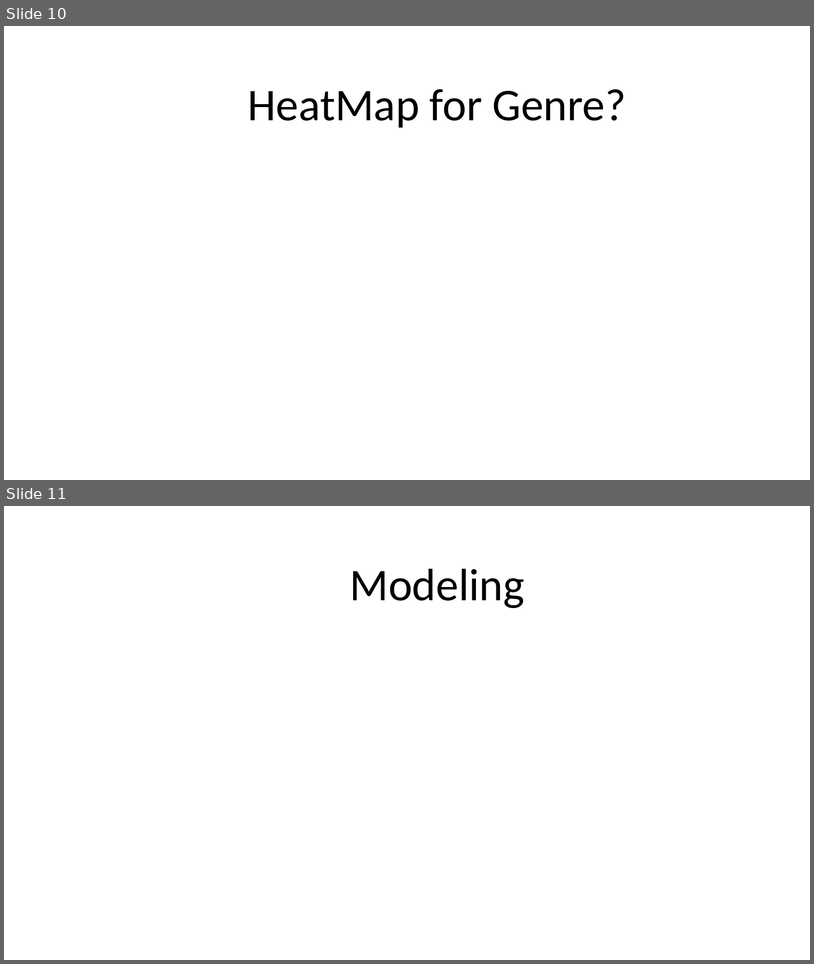
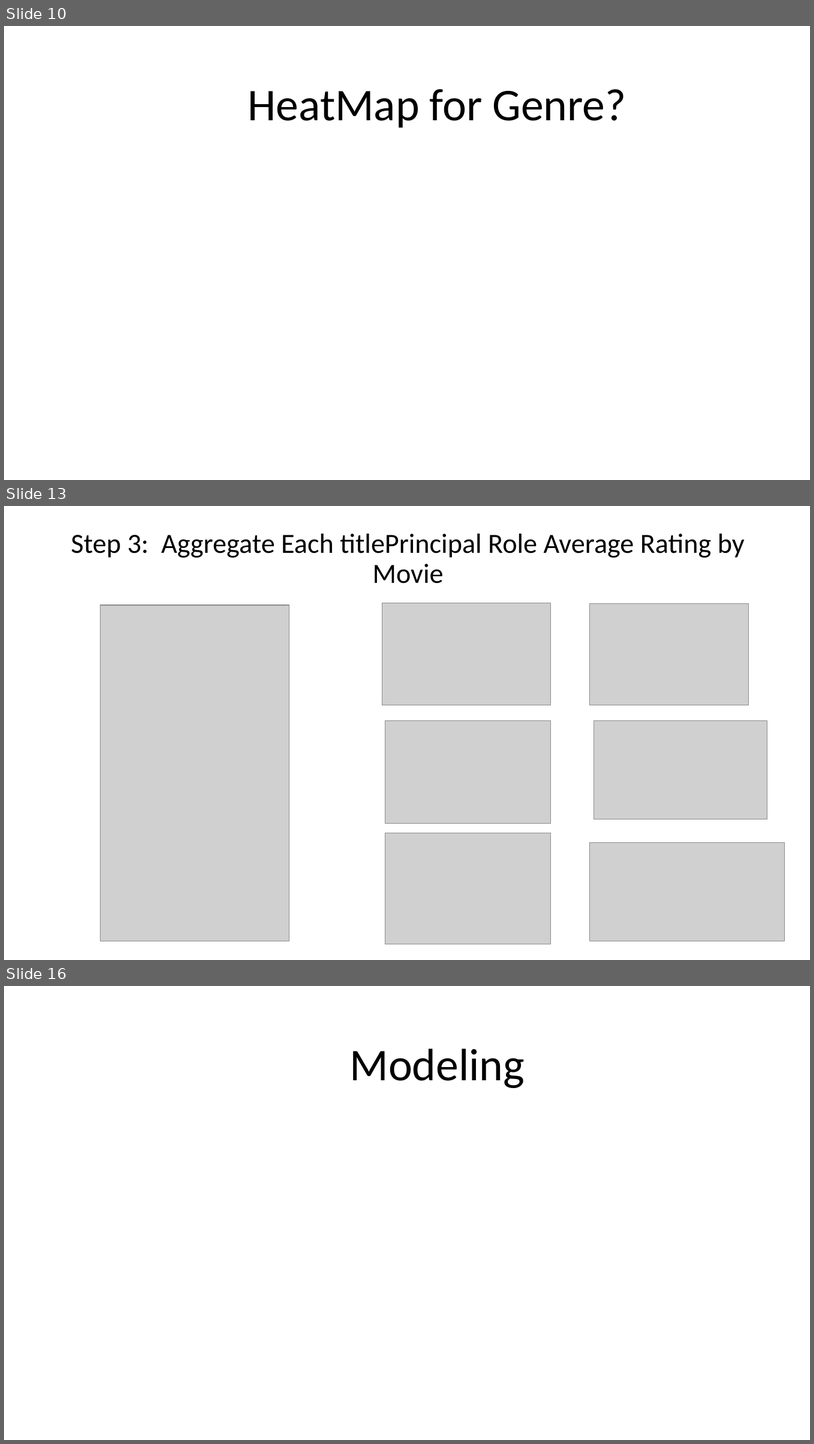
Before and after one commit to dniedermier-cscc/Scrum-Lords-Capstone-2018, a slide deck: Presentation/ScrumLords_Capstone.pptx. Shown one above the other, each under a label of ours: slides 10 and 11 before the commit, slides 10, 13 and 16 after it; the slides between them are not shown. The pictures are 814x964 and 814x1444 pixels, drawn with LibreOffice and Linux fonts; fonts in the diff are those of the drawing; grey boxes stand for pictures. Boxes give left, top, right and bottom in pixels: in the first picture for what was removed or moved away, otherwise in the second. Text is boxed around its words. In the diff, an @@ line names an element or a change of style, - is before the commit and + after.

Commit message:
titlePrincipals exploration slides added

```diff
--- a/Presentation/ScrumLords_Capstone.pptx
+++ b/Presentation/ScrumLords_Capstone.pptx
@@ slide 13 added at (4, 506, 810, 960), background #FFFFFF @@
@@ title added at (71, 534, 745, 583), 33 pt, text #000000 @@
+Step 3: Aggregate Each titlePrincipal Role Average Rating by Movie
@@ picture added at (101, 605, 290, 941) @@
@@ picture added at (382, 603, 551, 705) @@
@@ picture added at (590, 603, 750, 705) @@
@@ picture added at (385, 721, 551, 823) @@
@@ picture added at (594, 721, 767, 819) @@
@@ picture added at (385, 832, 551, 943) @@
@@ picture added at (590, 843, 786, 940) @@
@@ what was slide 11 is now slide 16 @@
```
Also in this commit, not shown: 4 other slides added.
